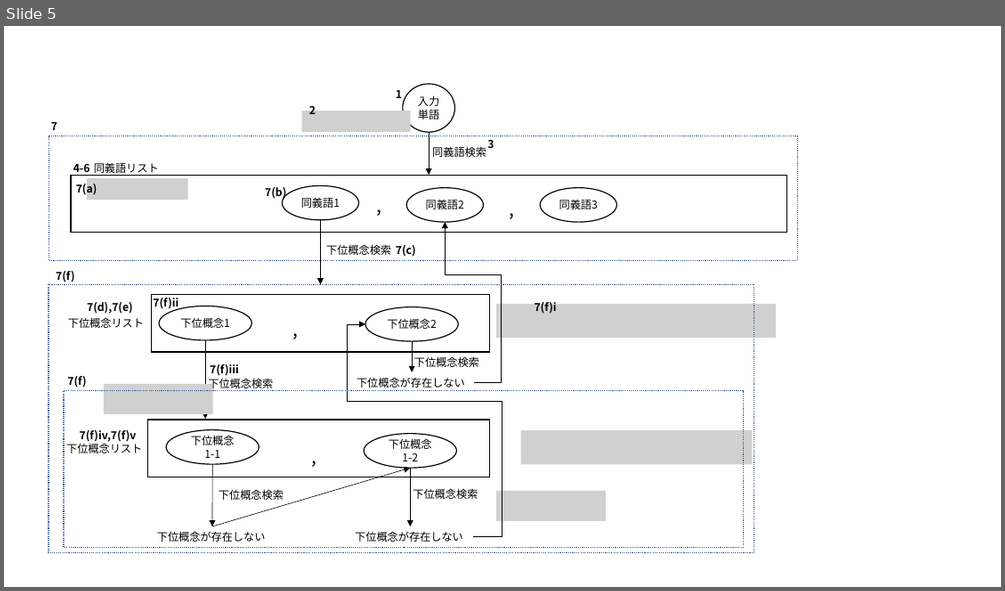
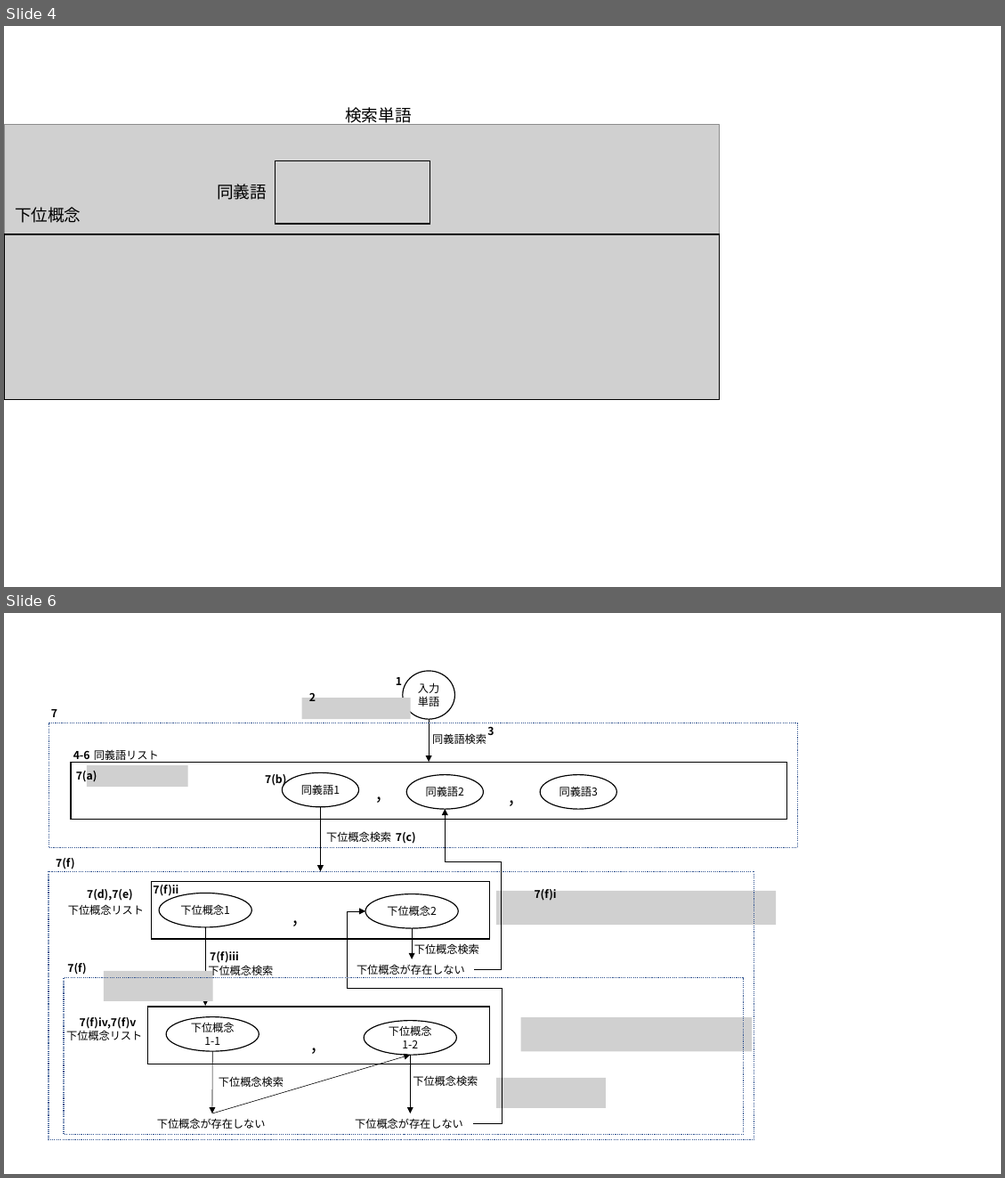
Before and after one commit to sugaken0528/masterPaper, a slide deck: image/sozai.pptx. Shown one above the other, each under a label of ours: slide 5 before the commit, slides 4 and 6 after it; the slides between them are not shown. The pictures are 1005x591 and 1005x1178 pixels, drawn with LibreOffice and Linux fonts; fonts in the diff are those of the drawing; grey boxes stand for pictures. Boxes give left, top, right and bottom in pixels: in the first picture for what was removed or moved away, otherwise in the second. Text is boxed around its words. In the diff, an @@ line names an element or a change of style, - is before the commit and + after.

```diff
--- a/image/sozai.pptx
+++ b/image/sozai.pptx
@@ slide 4 added at [4,26,1001,587], background #FFFFFF @@
@@ picture added at [4,125,719,399] @@
@@ text added at [345,107,411,125], 16 pt, text #000000 @@
+検索単語
@@ text added at [217,184,267,200], 16 pt, text #000000 @@
+同義語
@@ rectangle added at [275,160,430,224], outline #000000 1 pt @@
@@ text added at [15,207,81,223], 16 pt, text #000000 @@
+下位概念
@@ rectangle added at [4,234,719,400], outline #000000 1 pt @@
@@ what was slide 5 is now slide 6 @@
```
Also in this commit, not shown: 4 slides changed, 6 other slides added, 1 slide removed, 36 other files.
